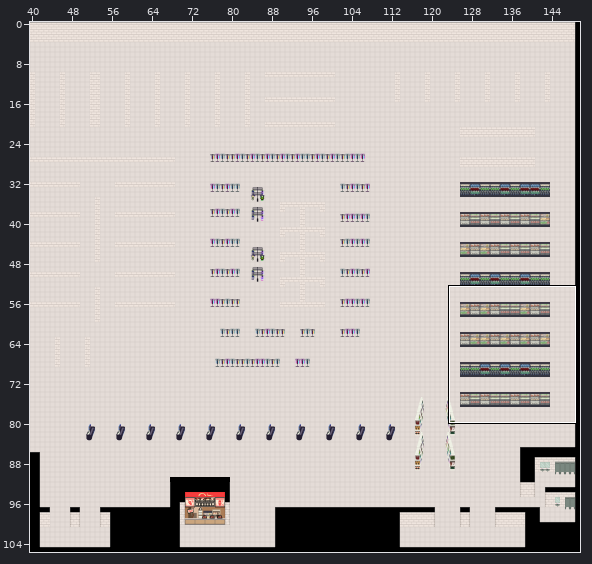
A Tiled map gets an edit: assets/data/walmartReal.tmx. Above, an overview of the earlier version with the close-up marked.
Close-up. Before the commit:
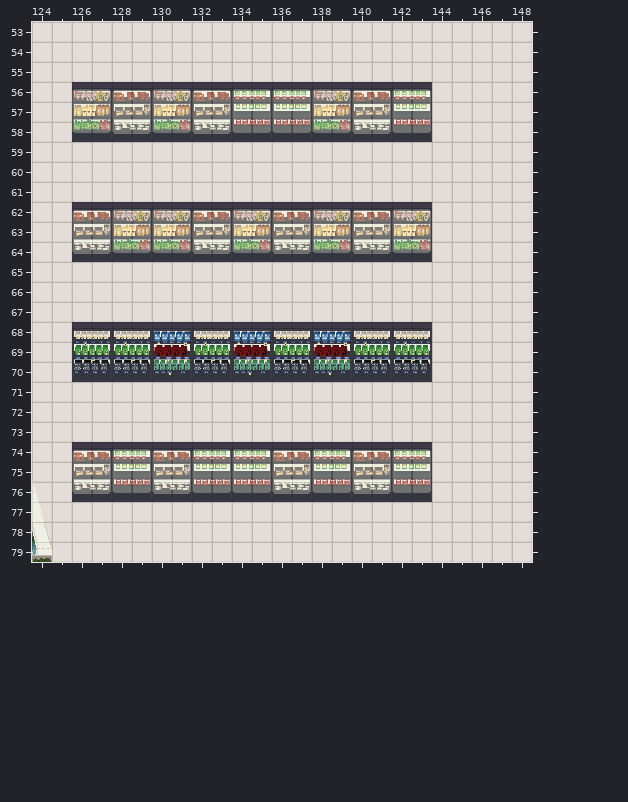
Cells are 32x32 px. Shown: x 124..148, y 53..79. The commit also changed other parts of the map, which this record leaves out.
After:
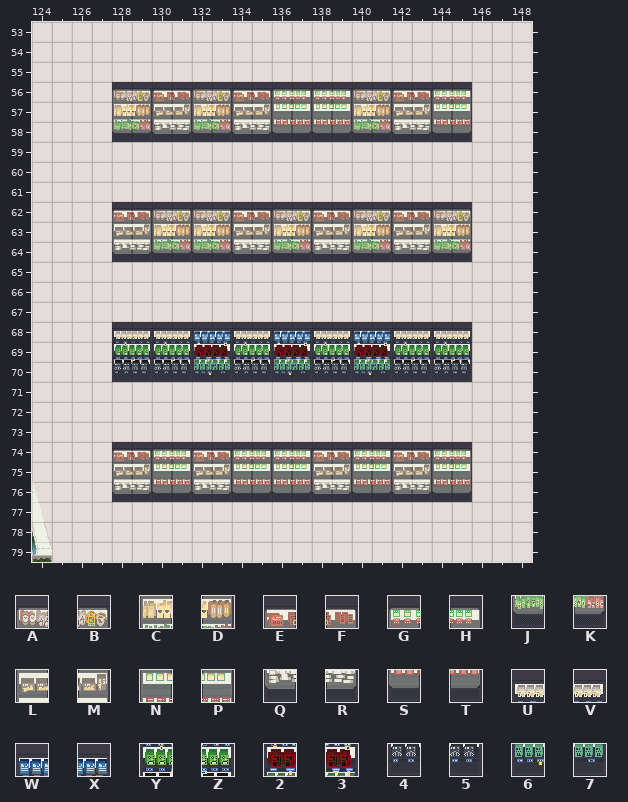
Key: from "tileset": A 103, B 104, C 135, D 136, E 137, F 138, G 139, H 140, J 167, K 168, L 169, M 170, N 171, P 172, Q 201, R 202, S 203, T 204, U 233, V 234, W 235, X 236, Y 265, Z 266, 2 267, 3 268, 4 297, 5 298, 6 299, 7 300.
_ is an empty cell.
Tiles replaced or removed in this view: 2, 3, 4, 5, 6, 7, A, B, C, D, E, F, G, H, J, K, L, M, N, P, Q, R, S, T, U, V, W, X, Y, Z.
Difference:
Changed rows in their new state; . is an unchanged cell.
Layer "Foreground":
first column x 126:
57 __
58 __
first column x 126:
63 __
64 __
first column x 126:
68 __
69 __
70 __
first column x 126:
74 __
75 __
76 __
Layer "ForegroundObjects":
first column x 126:
56 __ABEFABEF..GHABEFGH
57 __CDLMCDLM..NPCDLMNP
58 __JKQRJKQR..STJKQRST
first column x 126:
62 __EF..ABEFABEFABEFAB
63 __LM..CDLMCDLMCDLMCD
64 __QR..JKQRJKQRJKQRJK
first column x 126:
68 __..UVWXUVWXUVWX..UV
69 __..YZ23YZ23YZ23..YZ
70 __..456745674567..45
first column x 126:
74 __EFGHEF..GHEFGHEFGH
75 __LMNPLM..NPLMNPLMNP
76 __QRSTQR..STQRSTQRST
